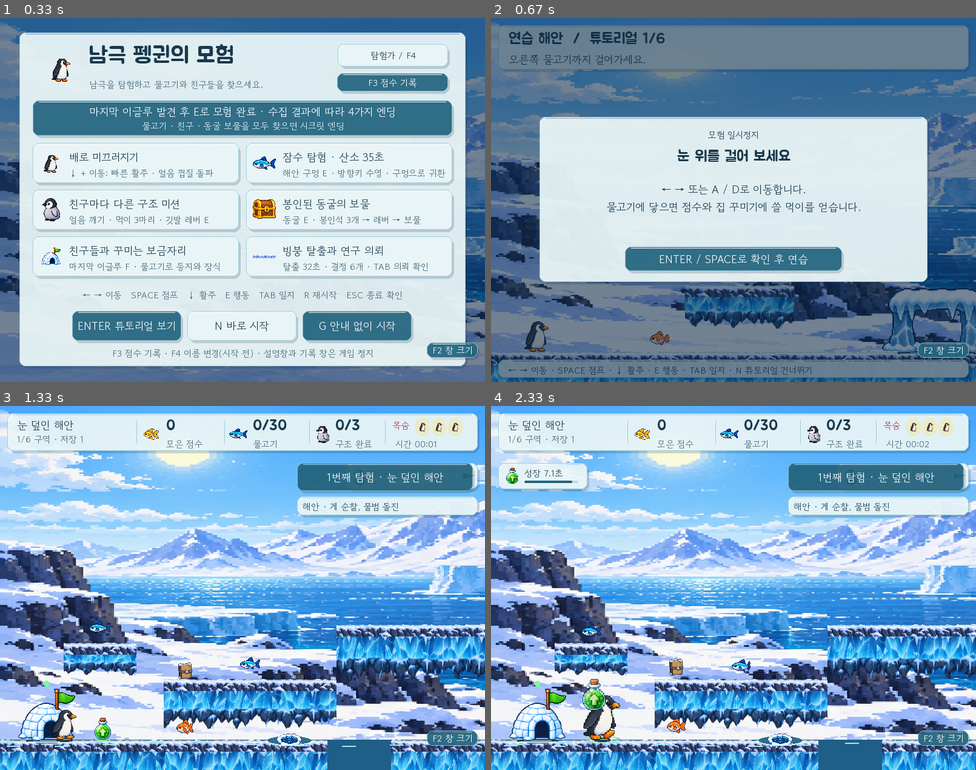
Above: before the commit, frames 1-4 (two rows, left to right).
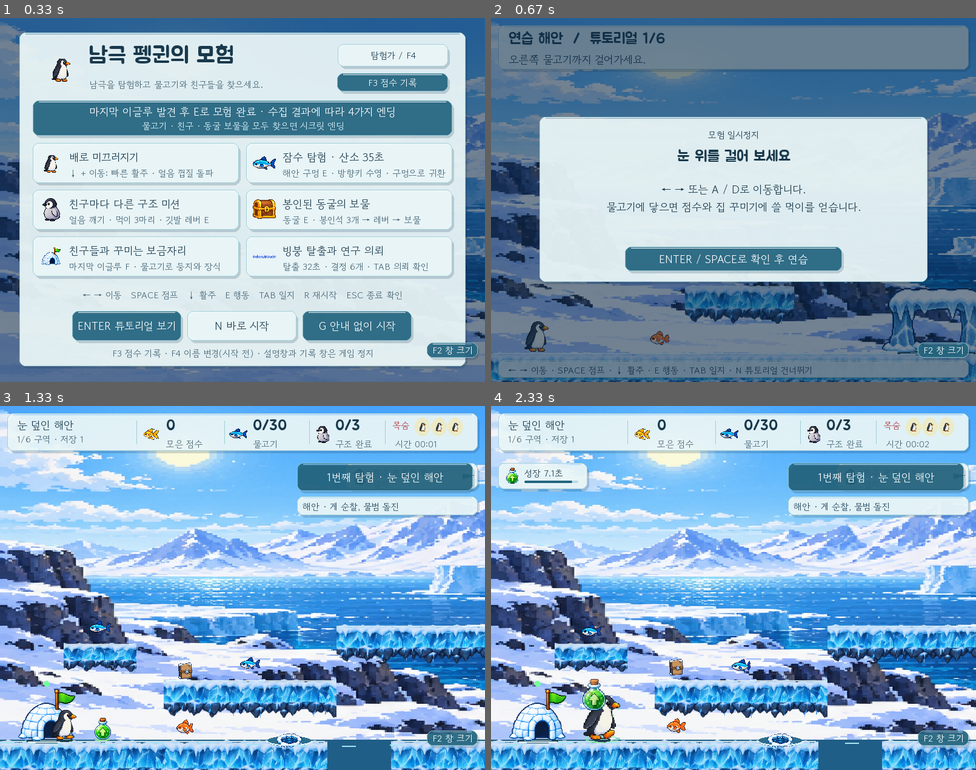
Above: after the commit, the same moments.

Repository: CJE-cpu/penguingame
Game: pygame game, started from pygame/main.py
Two runs of this game, one before a commit and one after it. Both use one fixed random seed, a clock stepped at 60 frames per second and the inputs below.
Inputs:
- Up to frame 1 (0.33 s): no input
- Up to frame 2 (0.67 s): tap Enter at 0.33 s
- Up to frame 3 (1.33 s): type "ann" at 0.67 s; tap Enter at 1 s; hold Right from 1.22 s (still down)
- Up to frame 4 (2.33 s): release Right at 1.68 s; hold Left 1.77-2.07 s; hold Right from 2.1 s (still down)

Frame 1 is identical in both runs. In frame 2, 2.9% of the frame differs, in the area x 0-100%, y 73-100%; in frame 3, 13%, in the area x 0-100%, y 60-100%; in frame 4, 13%.

Commit message:
Simplify platform terrain layers

Diff:
--- a/pygame/cave.py
+++ b/pygame/cave.py
@@ -475,9 +475,8 @@
                 elapsed = self.crumbles[tuple(platform)][0]
                 rect.move_ip(round(math.sin(elapsed*60)*elapsed*5),round(math.sin(elapsed*45)*elapsed*2))
             ground = platform in self.grounds
-            variant = ('ground' if ground else 'chip' if platform.width <= 120
-                       else 'tier' if platform.width >= 230
-                       else ('bridge', 'shelf', 'deep')[(platform.x//90) % 3])
+            variant = ('ground' if ground else
+                       'thin' if platform.width <= 120 else 'normal')
             screen.blit(game.platform_texture(kind, platform.size, ground,
                                                (False, False), variant), rect)
         if self.arch:
--- a/pygame/main.py
+++ b/pygame/main.py
@@ -209,11 +209,9 @@
                 if rect in grounds:
                     variant = 'ground'
                 elif rect.width <= 130:
-                    variant = 'chip'
-                elif rect.width >= 280:
-                    variant = 'tier'
+                    variant = 'thin'
                 else:
-                    variant = ('bridge', 'shelf', 'deep')[platform_index % 3]
+                    variant = 'normal'
                 self.platform_variants[tuple(rect)] = variant
         self.ground_keys = {tuple(p) for p in self.grounds}
         self.validate_platform_layout()
@@ -729,29 +727,21 @@
                     raise ValueError(f'Overlapping platforms: {platform} / {other}')
 
     def platform_texture(self, kind, size, ground=False, joins=(False, False),
-                         variant='shelf'):
-        """Build varied arcade-like tiers from the shared Antarctic materials."""
+                         variant='normal'):
+        """Build a clear thin, normal or ground shelf without stacked caps."""
         if ground:
             variant = 'ground'
         key = (kind, size, ground, joins, variant)
         if key not in self.platform_textures:
             width, height = size
-            profile_heights = {'chip': 54, 'bridge': 48, 'shelf': 72,
-                               'deep': 94, 'tier': 82, 'ground': 96}
-            visual_height = max(height, profile_heights.get(variant, 72))
+            profile_heights = {'thin': 48, 'normal': 64, 'ground': 78}
+            visual_height = max(height, profile_heights.get(variant, 64))
             surface = pg.Surface((width, visual_height), pg.SRCALPHA)
             shelf = pg.transform.smoothscale(self.shelf_images[kind],
                                               (360, visual_height))
-            offset = {'chip': -42, 'bridge': -118, 'shelf': 0,
-                      'deep': -176, 'tier': -78, 'ground': 0}.get(variant, 0)
+            offset = {'thin': -42, 'normal': 0, 'ground': 0}.get(variant, 0)
             for x in range(offset, width, shelf.get_width()):
                 surface.blit(shelf, (x, 0))
-            # A dedicated top material makes snow, smooth ice and cracked ice
-            # readable at a glance while the underside keeps the same world art.
-            cap = pg.transform.smoothscale(self.platform_images[kind], (160, 20))
-            cap_offset = {'chip': -23, 'bridge': -71, 'deep': -109}.get(variant, 0)
-            for x in range(cap_offset, width, cap.get_width()):
-                surface.blit(cap, (x, 0))
             pg.draw.line(surface, (231, 250, 253, 210),
                          (4, 2), (max(4, width-5), 2), 2)
             self.platform_textures[key] = surface
Not shown, changed: pygame/AntarcticPenguin.exe
Not shown, removed: web/public/game/browser-game-1790757954.apk
Not shown, added: web/public/game/browser-game-1790758631.apk
Not shown, changed: web/public/game/index.html
